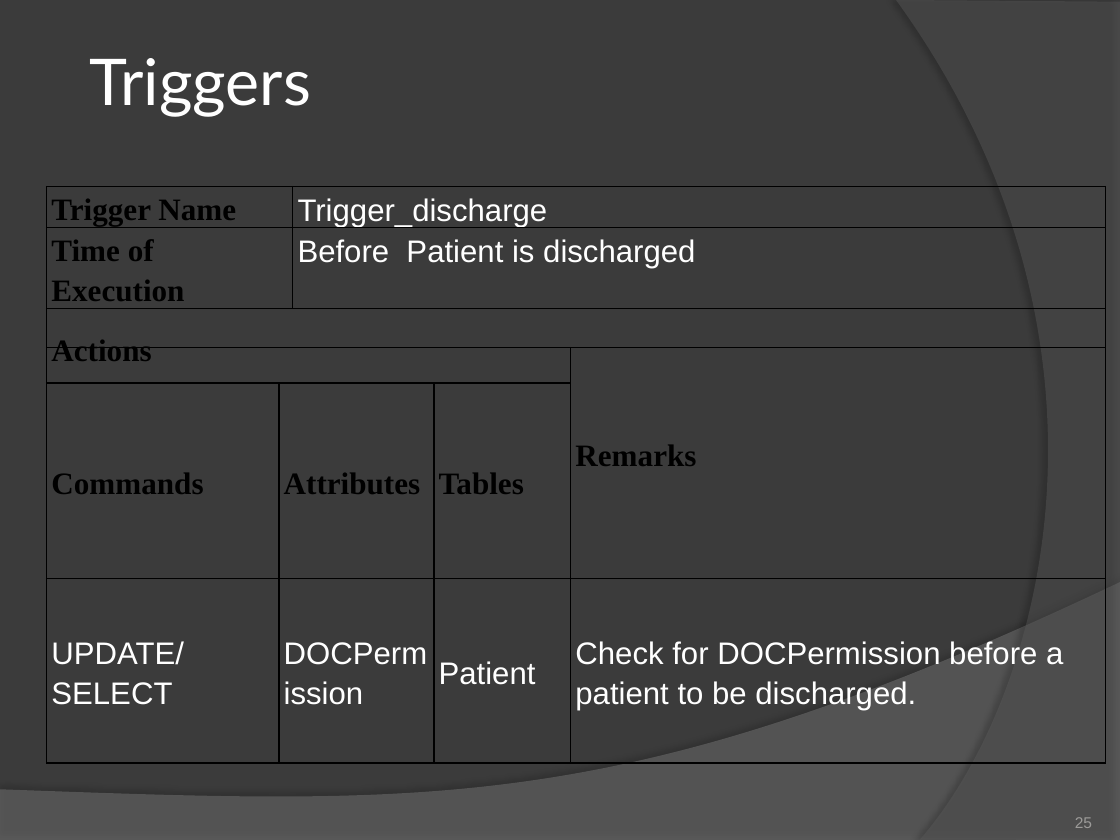
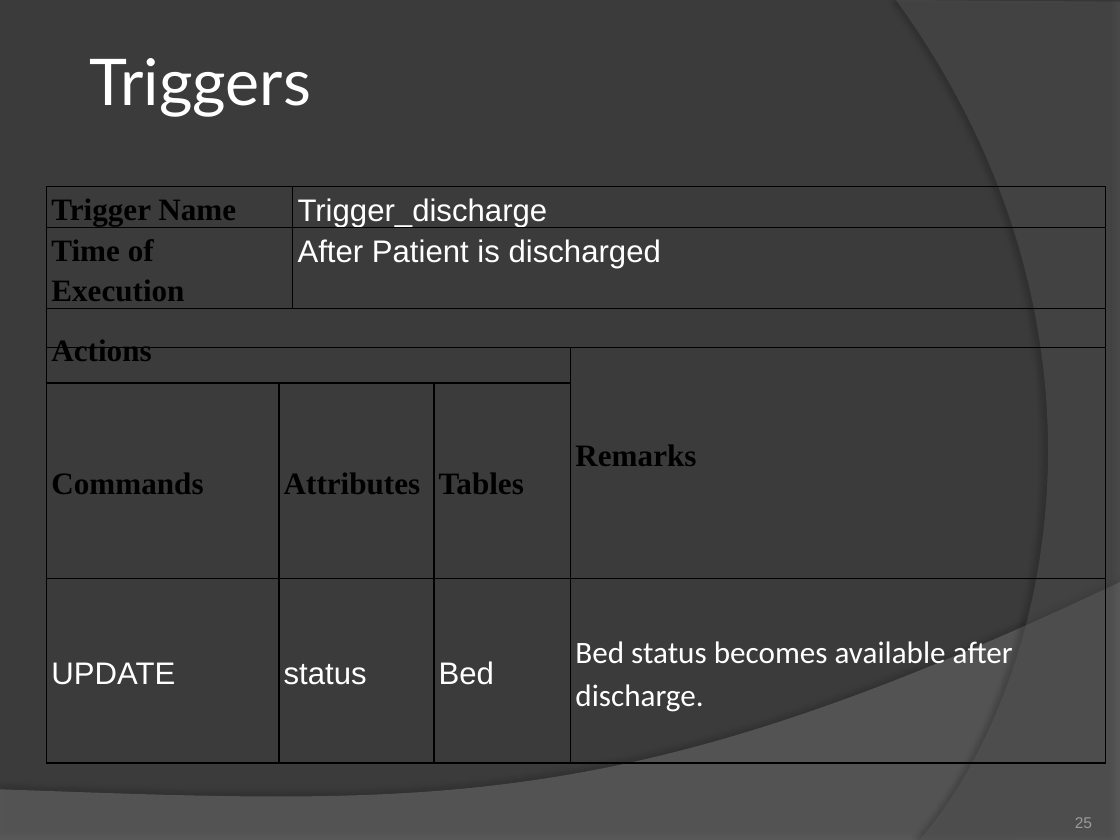
Before and after one commit to bimurtobadhan/CSE308HospitalManagementSystem1005016, a slide deck: slide 25 of Week 6/Hospital Management System_Group05.pptx. Drawn at 1120x840 pixels with LibreOffice and Linux fonts; fonts in the diff are those of the drawing. Boxes give left, top, right and bottom in pixels: in the first picture for what was removed or moved away, otherwise in the second. Text is boxed around its words. In the diff, an @@ line names an element or a change of style, - is before the commit and + after.

```diff
--- a/Week 6/Hospital Management System_Group05.pptx
+++ b/Week 6/Hospital Management System_Group05.pptx
@@ table at (x1=47, y1=187, x2=1101, y2=777) @@
-row 2, column 3: Before Patient is discharged
+row 2, column 3: After Patient is discharged
-row 6: UPDATE/SELECT | DOCPermission |  | Patient | Check for DOCPermission before a patient to be discharged.
+row 6: UPDATE | status |  | Bed | Bed status becomes available after discharge.
```
Also in this commit, not shown: 3 other slides changed, 6 slides removed, 4 other files.
